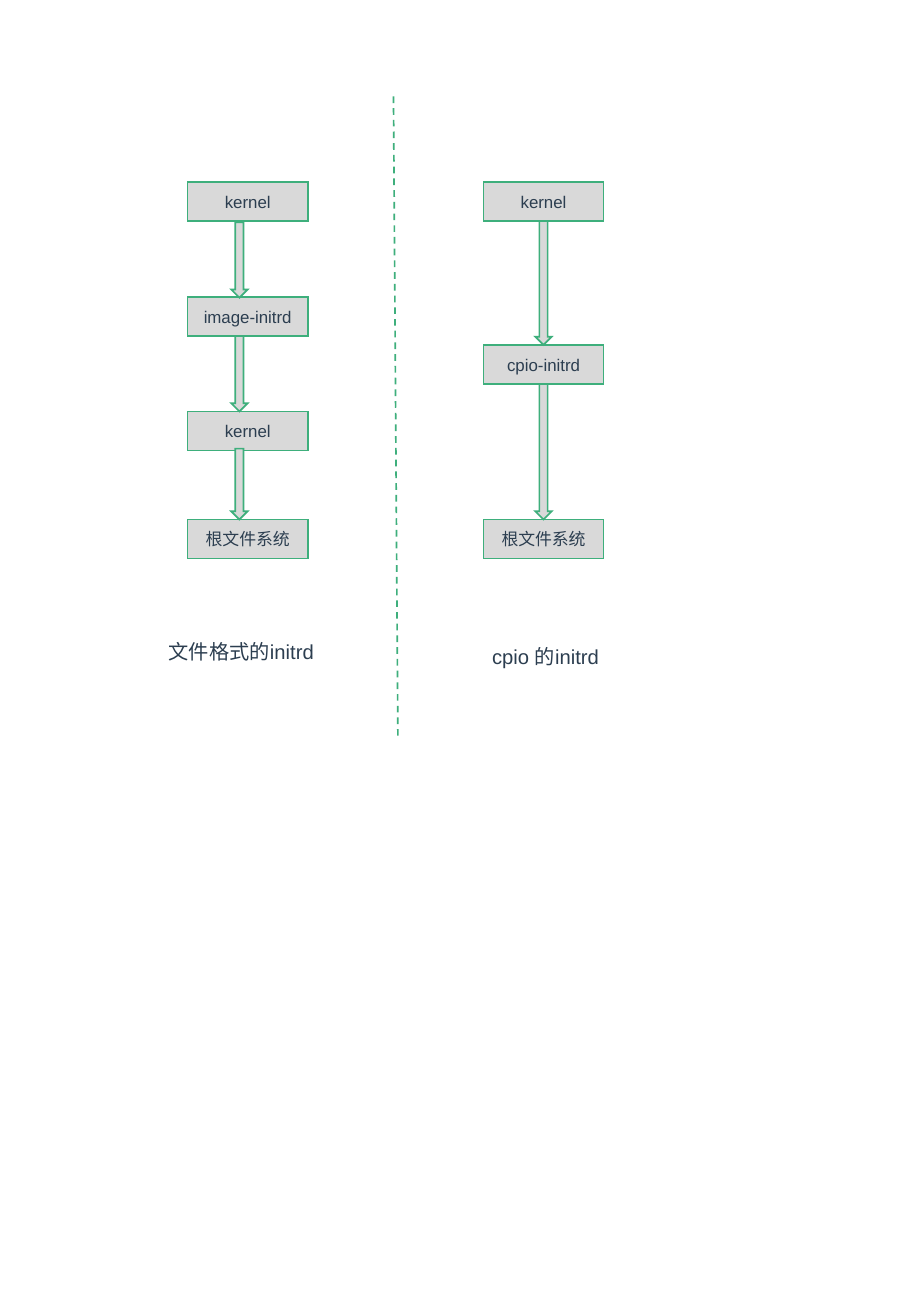
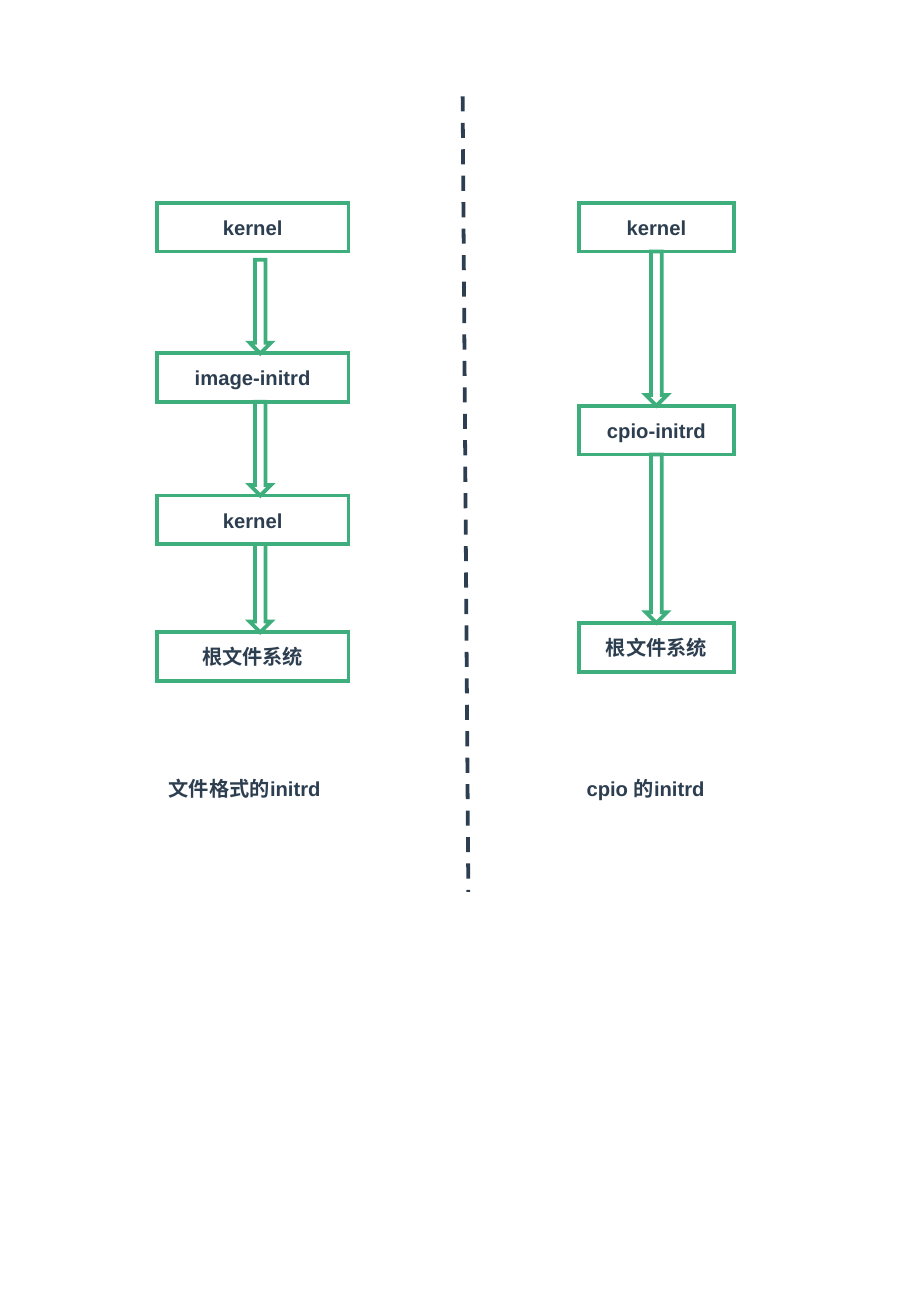
Before and after one commit to zaiqiang-dong/zaiqiang, a slide deck: slide 6 of picture/ppt/filesystem/filesystem.pptx. Drawn at 911x1316 pixels with LibreOffice and Linux fonts; fonts in the diff are those of the drawing. Boxes give left, top, right and bottom in pixels: in the first picture for what was removed or moved away, otherwise in the second. Text is boxed around its words. In the diff, an @@ line names an element or a change of style, - is before the commit and + after.

```diff
--- a/picture/ppt/filesystem/filesystem.pptx
+++ b/picture/ppt/filesystem/filesystem.pptx
@@ line moved from (394, 96) - (398, 735) to (463, 96) - (469, 892) @@
@@ line (463, 96) - (469, 892): stroke #3EAF7C 1 pt dashed to #2C3E50 2.25 pt dashed @@
@@ rectangle "kernel": place and size @@
-rectangle "kernel" at [187, 182, 307, 221]
+rectangle "kernel" at [157, 203, 349, 251]
@@ rectangle "kernel": place and size @@
-rectangle "kernel" at [483, 182, 604, 221]
+rectangle "kernel" at [579, 203, 735, 251]
@@ down arrow: place and size @@
-down arrow at [231, 222, 248, 298]
+down arrow at [250, 260, 271, 353]
@@ down arrow: place and size @@
-down arrow at [536, 221, 553, 345]
+down arrow at [646, 251, 667, 406]
@@ rectangle "image-initrd": place and size @@
-rectangle "image-initrd" at [187, 296, 307, 335]
+rectangle "image-initrd" at [157, 353, 349, 402]
@@ down arrow: place and size @@
-down arrow at [231, 336, 248, 412]
+down arrow at [250, 402, 271, 496]
@@ rectangle "cpio-initrd": place and size @@
-rectangle "cpio-initrd" at [483, 345, 604, 384]
+rectangle "cpio-initrd" at [579, 406, 735, 454]
@@ fill #D9D9D9 to none; outline #3EAF7C 1 pt to #3EAF7C 2.25 pt in 5 elements at [250, 260, 271, 353], [250, 402, 271, 496], [250, 544, 271, 633], [646, 251, 667, 406], [646, 454, 667, 623] @@
@@ down arrow: place and size @@
-down arrow at [536, 384, 553, 519]
+down arrow at [646, 454, 667, 623]
@@ rectangle "kernel": place and size @@
-rectangle "kernel" at [187, 412, 307, 451]
+rectangle "kernel" at [157, 496, 349, 544]
@@ down arrow: place and size @@
-down arrow at [231, 448, 248, 519]
+down arrow at [250, 544, 271, 633]
@@ size 10 to 12 pt, bold on; fill #D9D9D9 to none; outline #3EAF7C 1 pt to #3EAF7C 2.25 pt in 7 elements at [157, 203, 349, 251], [157, 353, 349, 402], [157, 496, 349, 544], [157, 632, 349, 680], [579, 203, 735, 251], [579, 406, 735, 454], [579, 623, 735, 672] @@
@@ rectangle "根文件系统": place and size @@
-rectangle "根文件系统" at [483, 520, 604, 559]
+rectangle "根文件系统" at [579, 623, 735, 672]
@@ rectangle "根文件系统": place and size @@
-rectangle "根文件系统" at [187, 520, 307, 559]
+rectangle "根文件系统" at [157, 632, 349, 680]
@@ text "文件格式的initrd": place and size @@
-text "文件格式的initrd" at [169, 642, 314, 661]
+text "文件格式的initrd" at [169, 778, 321, 798]
@@ text "文件格式的initrd" at [169, 778, 321, 798]: bold on @@
@@ text "cpio 的initrd" at [587, 779, 705, 801]: bold on @@
@@ text "cpio 的initrd": place and size @@
-text "cpio 的initrd" at [492, 647, 599, 669]
+text "cpio 的initrd" at [587, 779, 705, 801]
```
Also in this commit, not shown: 5 other slides changed, 12 other files.
